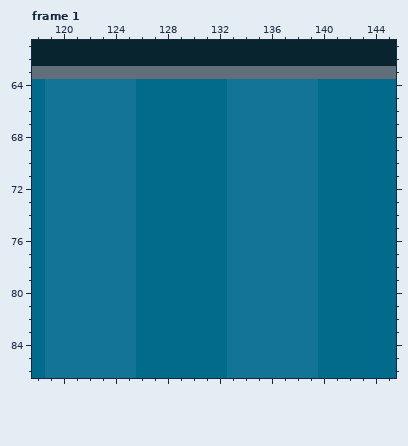
File history of a pixel-art file, src/sprites/level0/level0.ase. The picture above is the old version.
320x180 pixels, 8 frames. Colours within 5 levels of each other are drawn and written as one. Shown: frame 1: x 118..145, y 61..86.
The result:
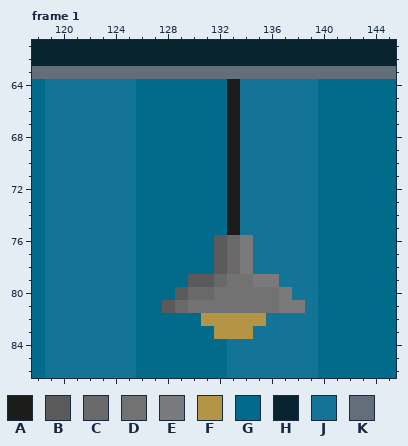
Palette (. is transparent): A #1c1c1a  B #595a59  C #69696a  D #727273  E #7a7a7c  F #b49545  G #026b8c  H #07242f  J #147498  K #626f7a
The exact change:
Frame 1, layer "Frame 1 Background":
Colour J becomes colour A in rows 64 to 75 at x 133.
Colour G becomes colour B in rows 76 to 78 at x 132; in row 79 at x 130 to 131; in row 80 at x 129; in row 81 at x 128.
Colour G becomes colour C in row 79 at x 132; in row 80 at x 130 to 131; in row 81 at x 129.
Colour J becomes colour C in rows 76 to 78 at x 133.
Colour G becomes colour D in row 80 at x 132; in row 81 at x 130 to 132.
Colour J becomes colour D in row 79 at x 133 to 134; in rows 80 to 81 at x 133 to 136.
Colour J becomes colour E in rows 76 to 78 at x 134; in row 79 at x 135 to 136; in row 80 at x 137; in row 81 at x 137 to 138.
Colour G becomes colour F in row 82 at x 131 to 132; in row 83 at x 132.
Colour J becomes colour F in row 82 at x 133 to 135; in row 83 at x 133 to 134.
